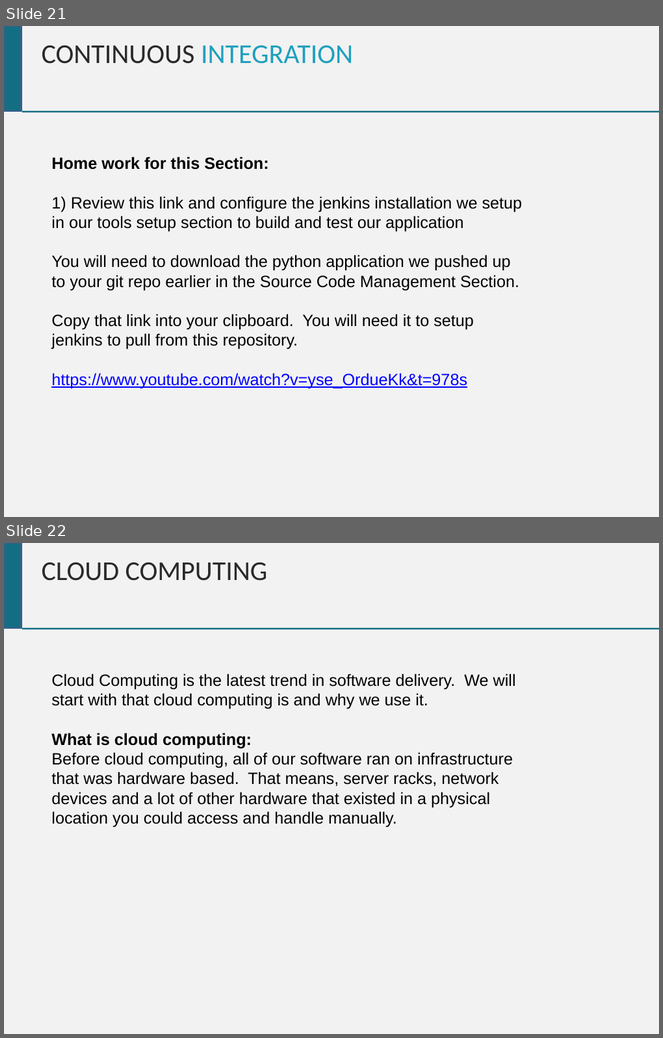
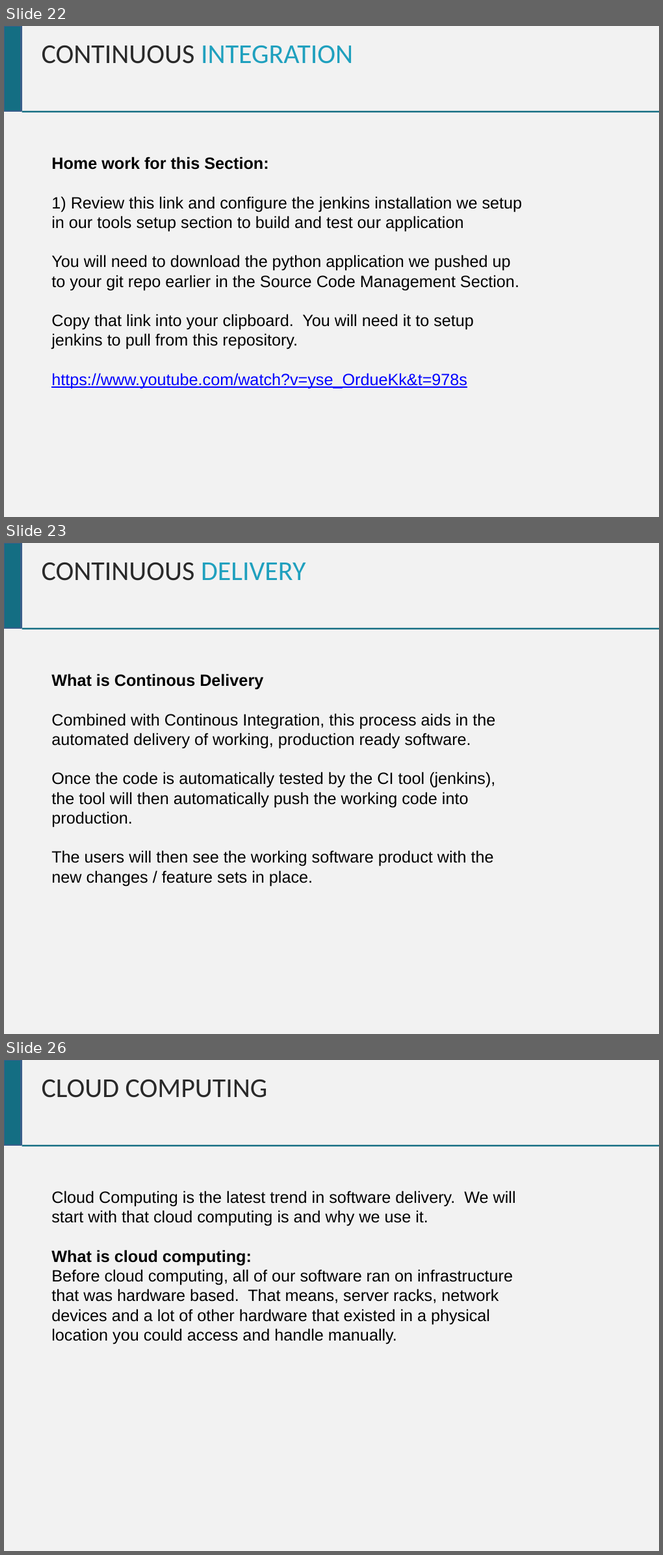
Before and after one commit to chrisgauthier742018/devopscourse, a slide deck: Dev Ops Course.pptx. Shown one above the other, each under a label of ours: slides 21 and 22 before the commit, slides 22, 23 and 26 after it; the slides between them are not shown. The pictures are 663x1038 and 663x1555 pixels, drawn with LibreOffice and Linux fonts; fonts in the diff are those of the drawing. Boxes give left, top, right and bottom in pixels: in the first picture for what was removed or moved away, otherwise in the second. Text is boxed around its words. In the diff, an @@ line names an element or a change of style, - is before the commit and + after.

```diff
--- a/Dev Ops Course.pptx
+++ b/Dev Ops Course.pptx
@@ slide 23 added at (4, 543, 659, 1034), background #F2F2F2 @@
@@ rectangle added at (4, 543, 22, 628), fill #146E83, outline #3A5F8C 2 pt @@
@@ text added at (42, 562, 306, 581), 30 pt, text #292929 @@
+CONTINUOUS DELIVERY
@@ line added from (22, 629) to (659, 629), #146E83 1.76 pt @@
@@ text added at (51, 674, 495, 886), 18 pt, text #000000 @@
+What is Continous Delivery
+Combined with Continous Integration, this process aids in the automated delivery of working, production ready software.
+Once the code is automatically tested by the CI tool (jenkins), the tool will then automatically push the working code into production.
+The users will then see the working software product with the new changes / feature sets in place.
@@ what was slide 21 is now slide 22 @@
@@ what was slide 22 is now slide 26 @@
```
Also in this commit, not shown: 6 slides changed, 3 other slides added.
